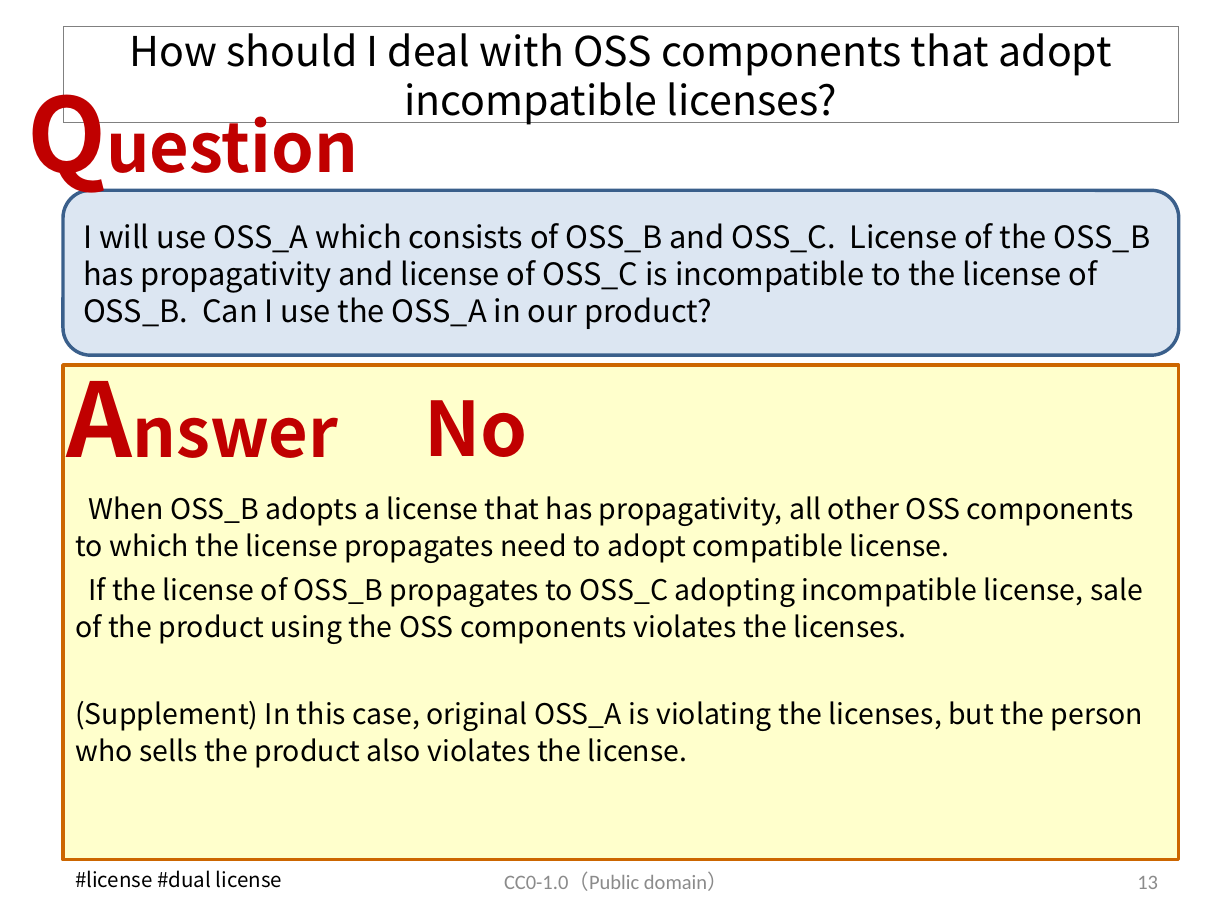
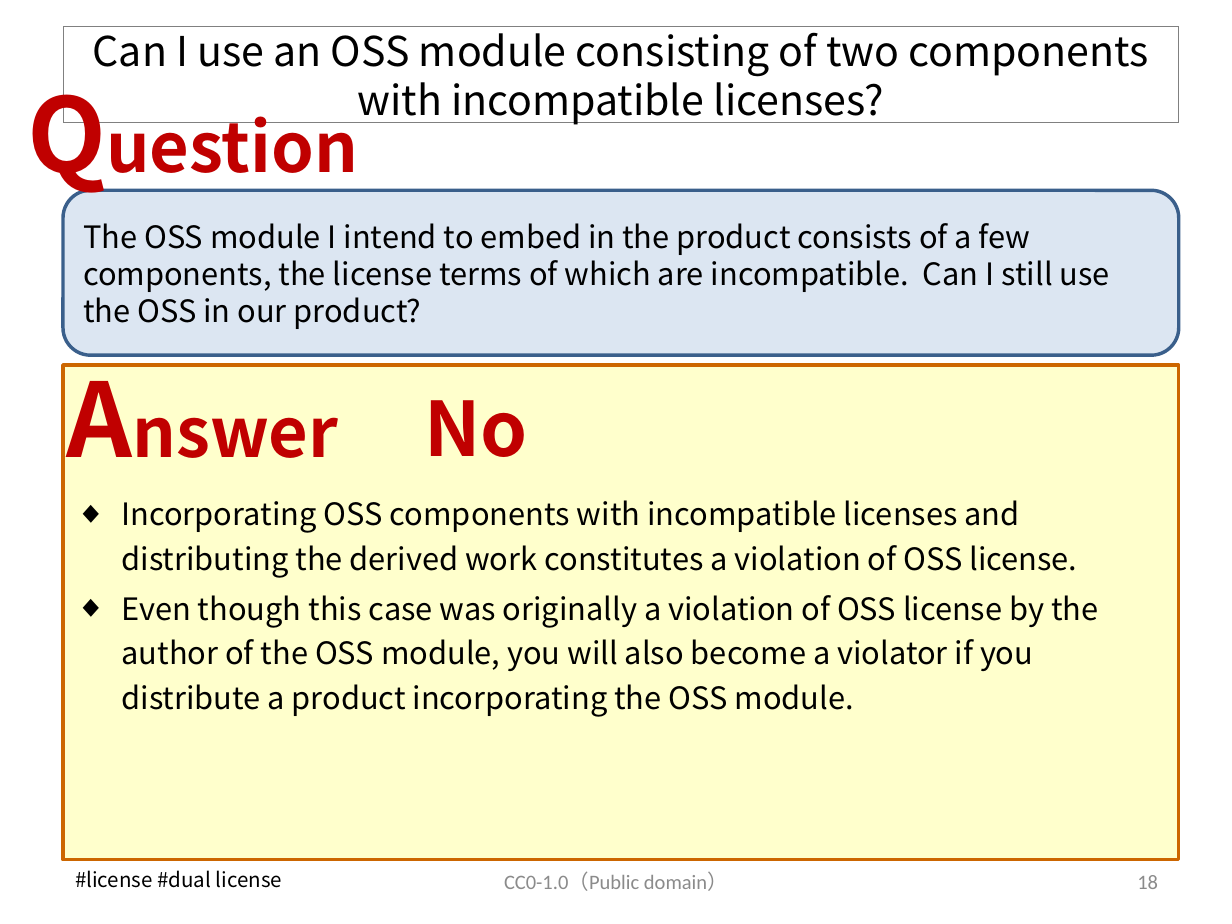
Before and after one commit to OpenChain-Project/OpenChain-JWG, a slide deck: slide 19 of Education_Material/FAQ/Misunderstandings_of_OSS_licenses_CC0.pptx (slide 14 before the commit). Drawn at 1232x924 pixels with LibreOffice and Linux fonts; fonts in the diff are those of the drawing. Boxes give left, top, right and bottom in pixels: in the first picture for what was removed or moved away, otherwise in the second. Text is boxed around its words. In the diff, an @@ line names an element or a change of style, - is before the commit and + after.

```diff
--- a/Education_Material/FAQ/Misunderstandings_of_OSS_licenses_CC0.pptx
+++ b/Education_Material/FAQ/Misunderstandings_of_OSS_licenses_CC0.pptx
@@ title at [93,26,1149,125]: text changed @@
-How should I deal with OSS components that adopt incompatible licenses?
+Can I use an OSS module consisting of two components with incompatible licenses?
@@ text in rounded rectangle at [83,223,1110,329]: text changed @@
-I will use OSS_A which consists of OSS_B and OSS_C. License of the OSS_B has propagativity and license of OSS_C is incompatible to the license of OSS_B. Can I use the OSS_A in our product?
+The OSS module I intend to embed in the product consists of a few components, the license terms of which are incompatible. Can I still use the OSS in our product?
@@ text at [122,500,1098,717]: text changed; size 16.6 to 18 pt @@
-When OSS_B adopts a license that has propagativity, all other OSS components to which the license propagates need to adopt compatible license.
-If the license of OSS_B propagates to OSS_C adopting incompatible license, sale of the product using the OSS components violates the licenses.
-(Supplement) In this case, original OSS_A is violating the licenses, but the person who sells the product also violates the license.
+◆ Incorporating OSS components with incompatible licenses and distributing the derived work constitutes a violation of OSS license.
+◆ Even though this case was originally a violation of OSS license by the author of the OSS module, you will also become a violator if you distribute a product incorporating the OSS module.
@@ page number at [1137,875,1158,889]: text changed @@
-13
+18
```
Also in this commit, not shown: 21 other slides changed, 7 slides added.
